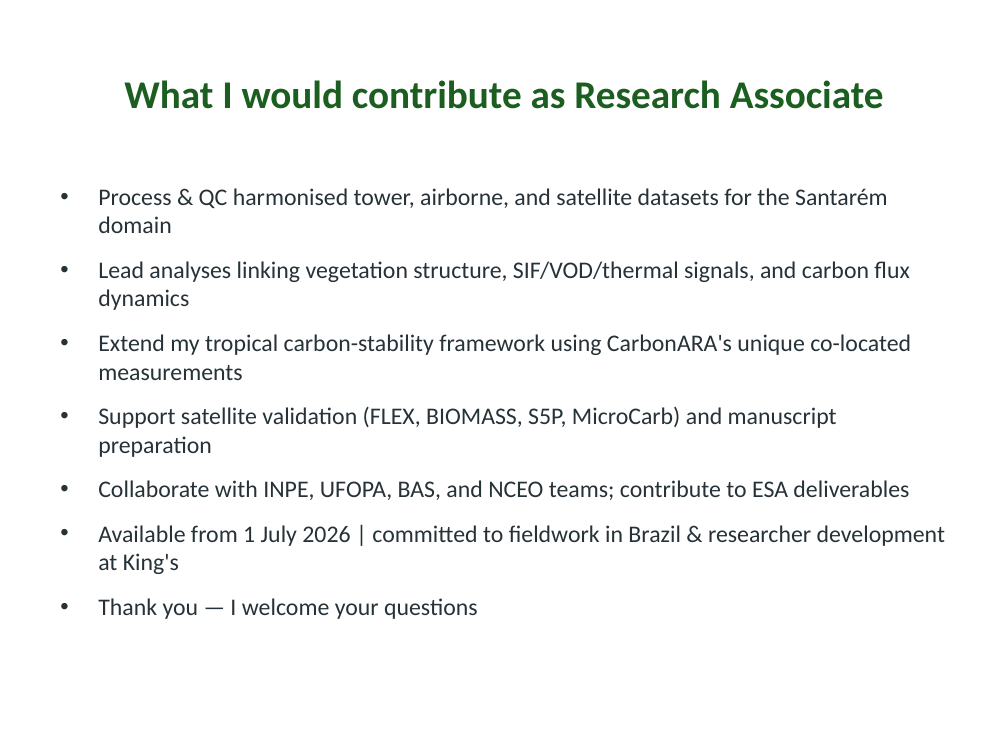
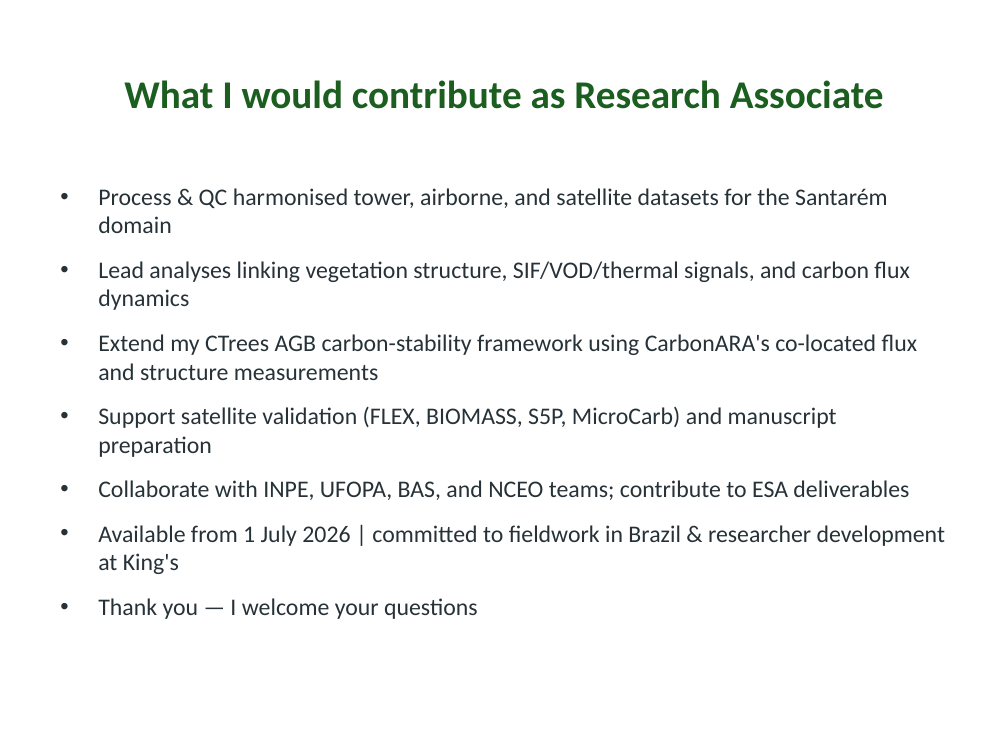
Before and after one commit to Mizanfwt04/Mangrove_forest_resilience_Sundarbans, a slide deck: slide 12 of CarbonARA_Interview_MdMizanRahman.pptx. Drawn at 1008x756 pixels with LibreOffice and Linux fonts; fonts in the diff are those of the drawing. Boxes give left, top, right and bottom in pixels: in the first picture for what was removed or moved away, otherwise in the second. Text is boxed around its words. In the diff, an @@ line names an element or a change of style, - is before the commit and + after.

```diff
--- a/CarbonARA_Interview_MdMizanRahman.pptx
+++ b/CarbonARA_Interview_MdMizanRahman.pptx
@@ text at [98,334,917,380]: text changed @@
-• Extend my tropical carbon-stability framework using CarbonARA's unique co-located measurements
+• Extend my CTrees AGB carbon-stability framework using CarbonARA's co-located flux and structure measurements
```
Also in this commit, not shown: 4 other slides changed, 1 other file.
